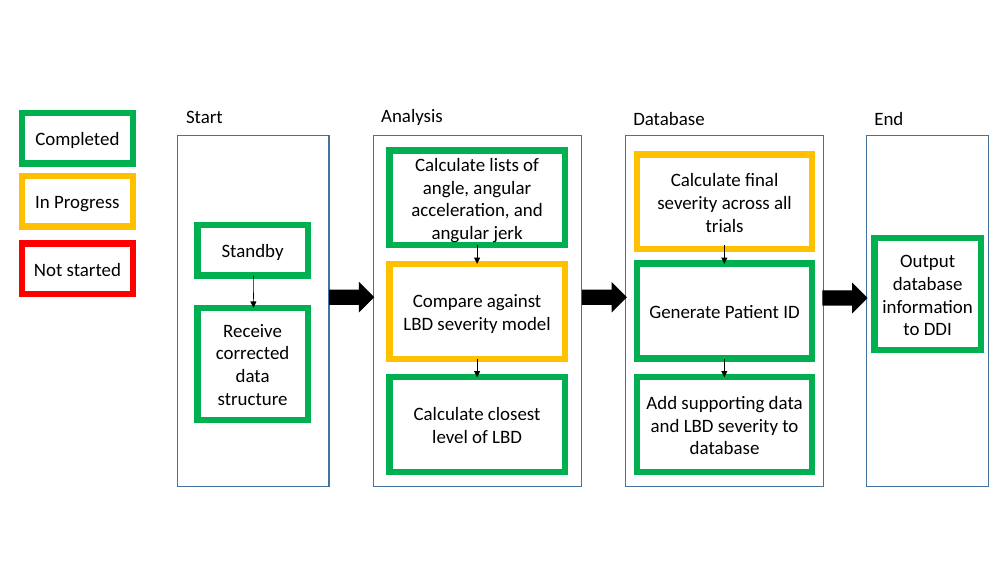
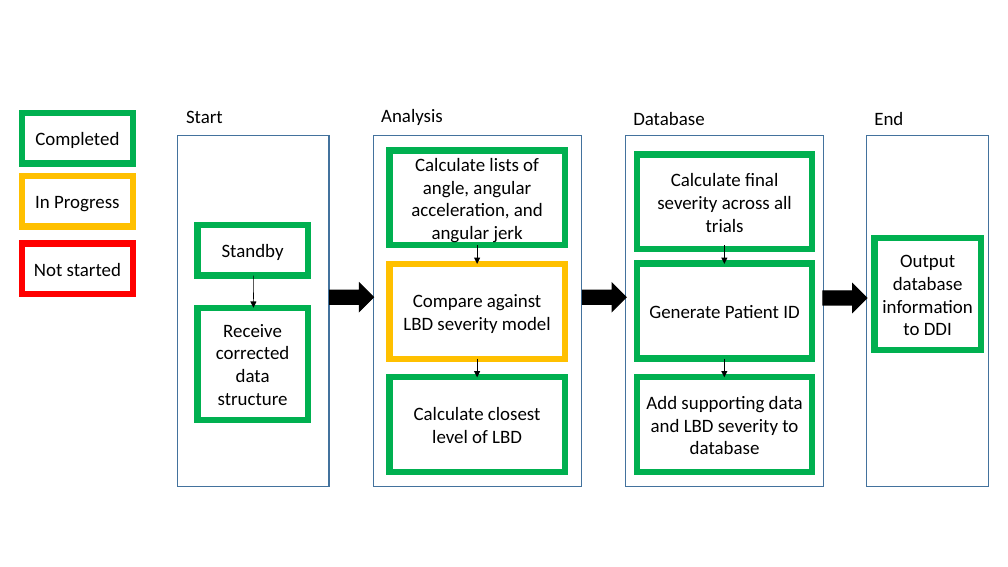
Before and after one commit to aliakbari-phd/Senior-Design-Team2, a slide deck: slide 2 of AlexDubois/Updated Flowcharts.pptx. Drawn at 1008x567 pixels with LibreOffice and Linux fonts; fonts in the diff are those of the drawing. Boxes give left, top, right and bottom in pixels: in the first picture for what was removed or moved away, otherwise in the second. Text is boxed around its words. In the diff, an @@ line names an element or a change of style, - is before the commit and + after.

Commit message:
Updated Trial Tracker and IMU Data, still in progress

```diff
--- a/AlexDubois/Updated Flowcharts.pptx
+++ b/AlexDubois/Updated Flowcharts.pptx
@@ rectangle "Calculate final severity across all ..." at (x1=637, y1=154, x2=812, y2=249): outline #FFC000 6 pt to #00B050 6 pt @@
```
Also in this commit, not shown: 6 other files.
